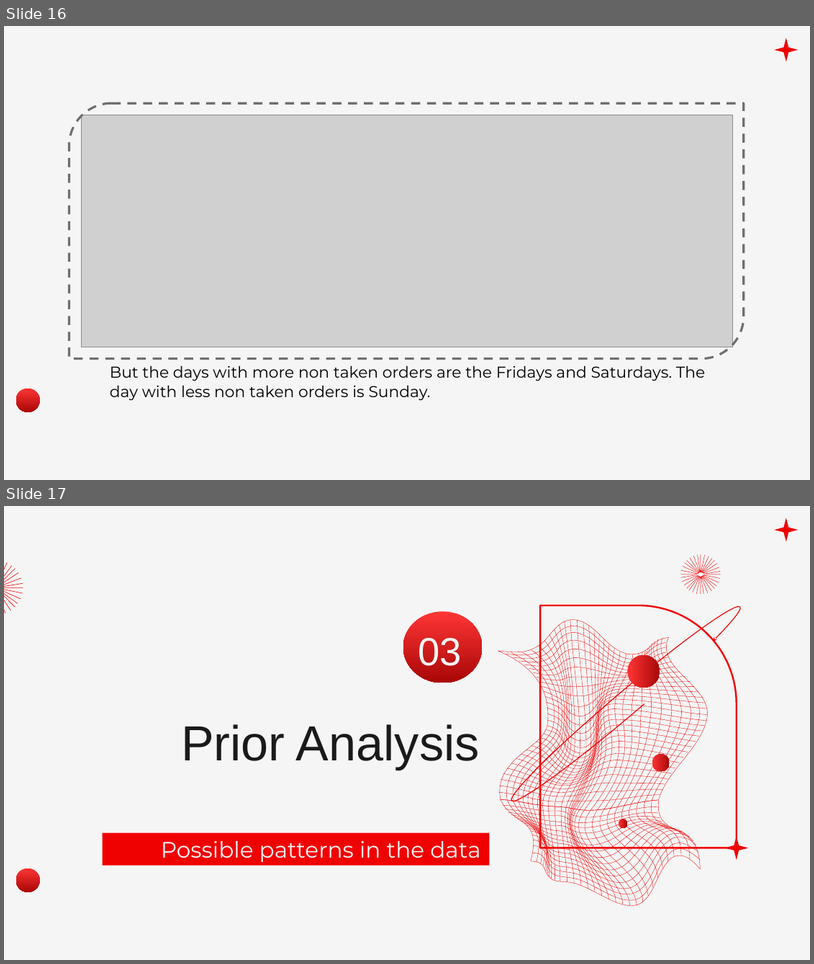
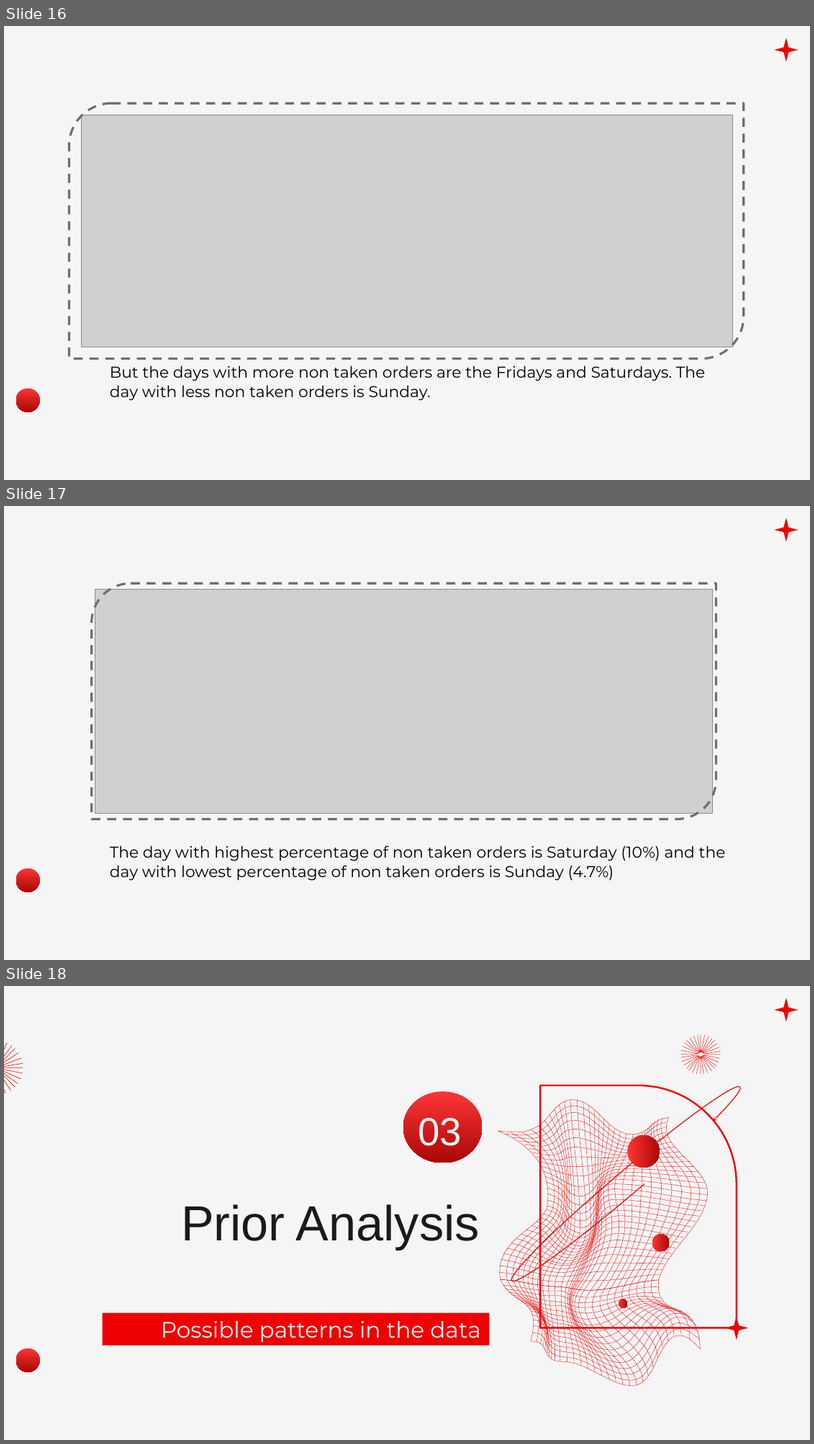
Before and after one commit to jdcarranzas/Prueba-Rappi, a slide deck: Rappi_Case.pptx. Shown one above the other, each under a label of ours: slides 16 and 17 before the commit, slides 16, 17 and 18 after it. The pictures are 814x964 and 814x1444 pixels, drawn with LibreOffice and Linux fonts; fonts in the diff are those of the drawing; grey boxes stand for pictures; background and template pictures are left out. Boxes give left, top, right and bottom in pixels: in the first picture for what was removed or moved away, otherwise in the second. Text is boxed around its words. In the diff, an @@ line names an element or a change of style, - is before the commit and + after.

```diff
--- a/Rappi_Case.pptx
+++ b/Rappi_Case.pptx
@@ slide 17 added at [4,506,810,960], background #F5F5F5; not listed: 2 template elements that a slide beside it also shows @@
@@ round diag rect added at [92,584,717,819], outline #707070 2 pt dashed @@
@@ picture added at [95,589,714,813] @@
@@ text added at [110,845,726,880], 14 pt, text #000000 @@
+The day with highest percentage of non taken orders is Saturday (10%) and the day with lowest percentage of non taken orders is Sunday (4.7%)
@@ what was slide 17 is now slide 18 @@
```
Also in this commit, not shown: 1 slide changed, 4 other slides added, 3 other files.
